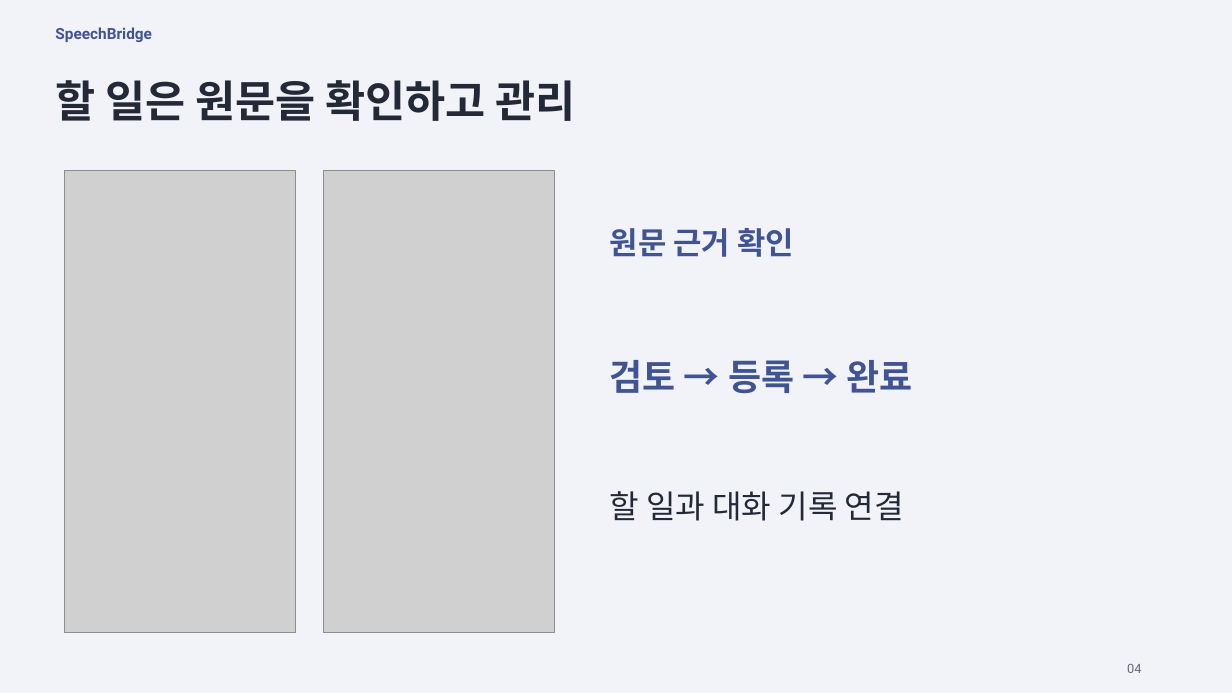
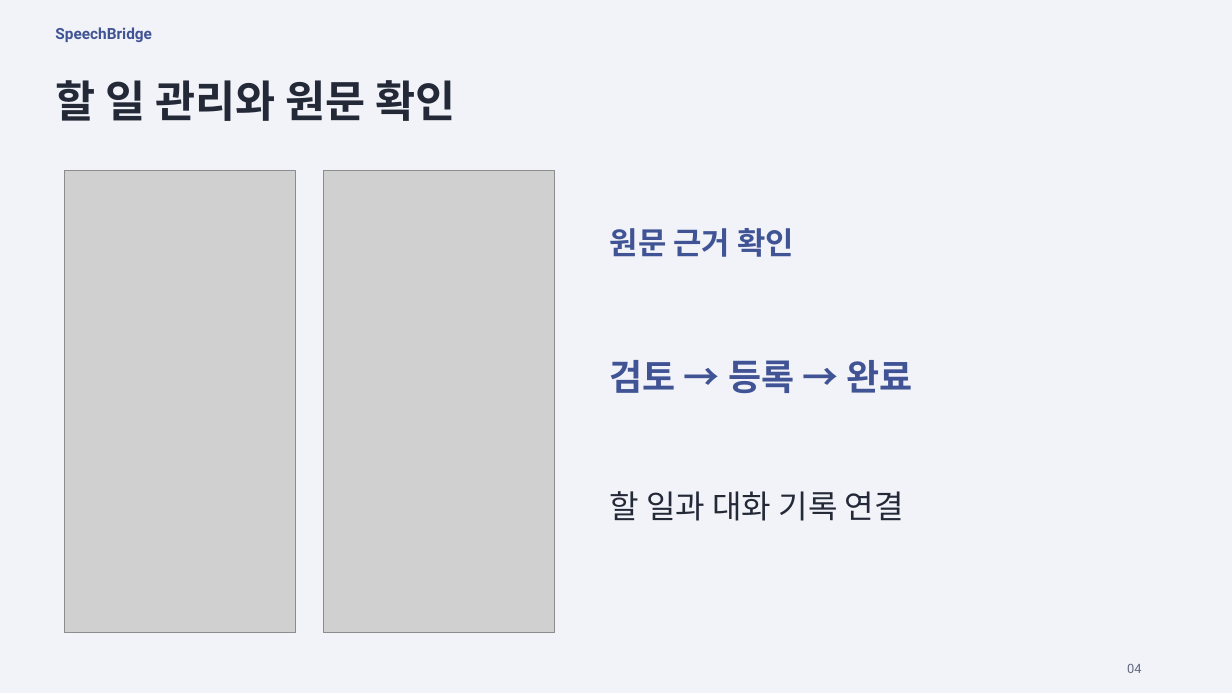
Before and after one commit to slfkalstks/SpeechBridge, a slide deck: slide 4 of presentation/SpeechBridge.pptx. Drawn at 1232x693 pixels with LibreOffice and Linux fonts; fonts in the diff are those of the drawing; grey boxes stand for pictures. Boxes give left, top, right and bottom in pixels: in the first picture for what was removed or moved away, otherwise in the second. Text is boxed around its words. In the diff, an @@ line names an element or a change of style, - is before the commit and + after.

```diff
--- a/presentation/SpeechBridge.pptx
+++ b/presentation/SpeechBridge.pptx
@@ text at bbox=[55, 80, 456, 121]: text changed @@
-할 일은 원문을 확인하고 관리
+할 일 관리와 원문 확인
```
Also in this commit, not shown: 3 other slides changed, 17 other files.
